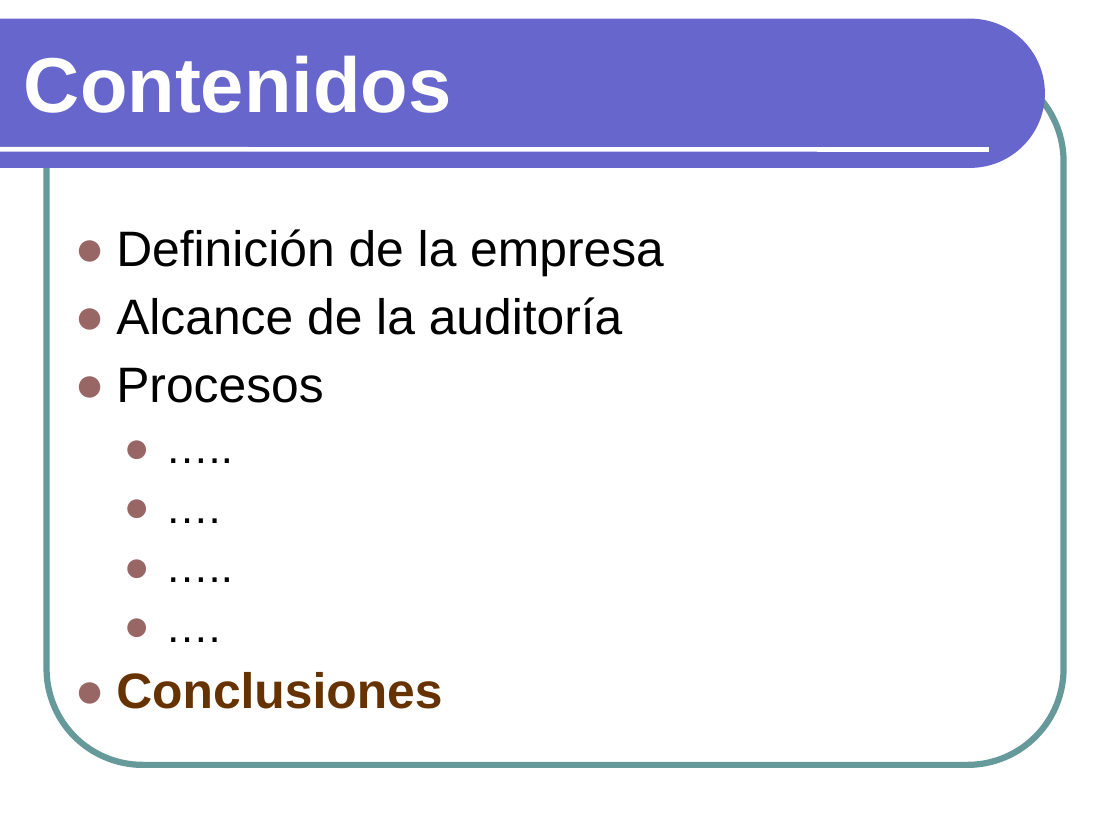
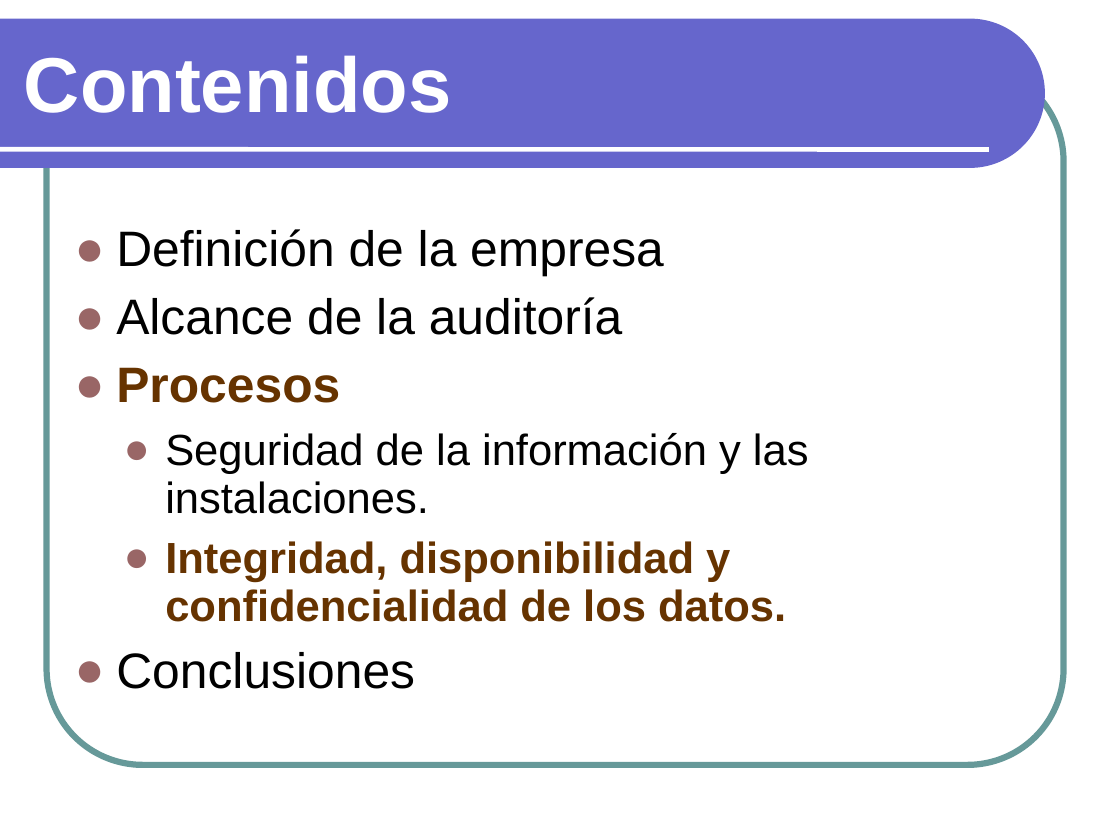
Before and after one commit to txedo/isi-auditoria, a slide deck: slide 17 of auditoria/presentacion/Presentacion.ppt (slide 19 before the commit). Drawn at 1120x840 pixels with LibreOffice and Linux fonts; fonts in the diff are those of the drawing. Boxes give left, top, right and bottom in pixels: in the first picture for what was removed or moved away, otherwise in the second. Text is boxed around its words. In the diff, an @@ line names an element or a change of style, - is before the commit and + after.

```diff
--- a/auditoria/presentacion/Presentacion.ppt
+++ b/auditoria/presentacion/Presentacion.ppt
@@ text at bbox=[116, 367, 415, 689]: text colour #000000 to #663300, bold on in "Procesos"; text colour #663300 to #000000, bold off in "Conclusiones" @@
@@ text at bbox=[165, 433, 809, 622]: text changed; text colour #000000 to #663300; bold on @@
-  ● …..
-  ● ….
-  ● …..
-  ● ….
+    ● Seguridad de la información y las instalaciones.
+  ● Integridad, disponibilidad y confidencialidad de los datos.
```
Also in this commit, not shown: 6 other slides changed, 7 slides added, 4 slides removed, 1 other file.
